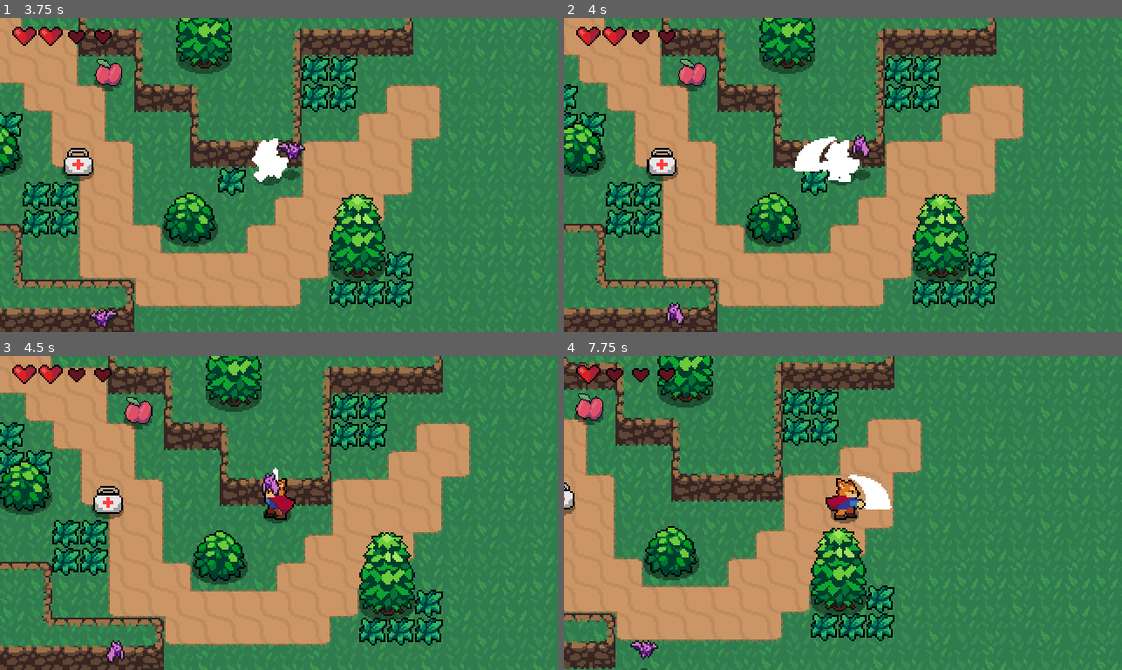
Above: before the commit, frames 1-4 (two rows, left to right).
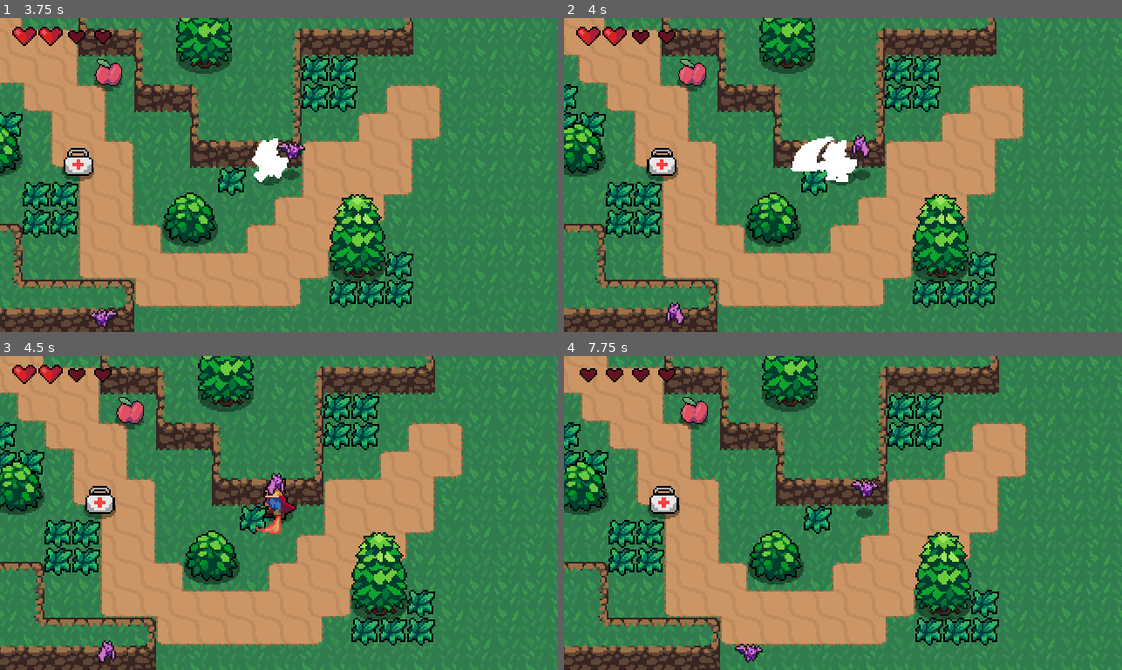
Above: after the commit, the same moments.

Repository: h3nse/Extended-Action-RPG
Game: Godot game, scene res://World.tscn
Same seed, same stepped clock (60 frames per second), same inputs: the game is played once before the commit and once after it.
Inputs:
- Up to frame 1 (3.75 s): hold D (move_right) 0.53-1.28 s; tap Space (attack) at 0.6, 1.35, 2.3, 3.05 s; hold S (move_down) 1.28-2.03 s; hold D (move_right) 2.03-2.78 s; tap Shift (roll) at 2.1 s; hold W (move_up) 2.78-3.53 s; tap 1 (weapon_slot_1) at 2.85 s; hold A (move_left) from 3.53 s (still down); tap 2 (weapon_slot_2) at 3.6 s
- Up to frame 2 (4 s): keep holding A (move_left); tap Space (attack) at 3.8 s
- Up to frame 3 (4.5 s): keep holding A (move_left); tap Space (attack) at 4.35 s
- Up to frame 4 (7.75 s): release A (move_left) at 5.03 s; hold S (move_down) 5.03-5.78 s; tap Space (attack) at 5.1, 6.05, 6.8, 7.55 s; hold D (move_right) 5.78-6.53 s; tap Shift (roll) at 5.85 s; hold W (move_up) 6.53-7.28 s; tap 1 (weapon_slot_1) at 6.6 s; hold D (move_right) from 7.28 s (still down); tap 2 (weapon_slot_2) at 7.35 s

Frame 1 is identical in both runs. In frame 2, 0.2% of the frame differs, in the area x 40-53%, y 37-53%; in frame 3, 30%; in frame 4, 60%, in the area x 0-100%, y 0-100%.

Commit message:
Add FireSword Down Attack

Diff:
--- a/src/Player/Player.gd
+++ b/src/Player/Player.gd
@@ -80,8 +80,9 @@
 		#Set blend positions for animation, to input vector (Both are directions)
 		animationTree.set("parameters/Idle/blend_position", input_vector)
 		animationTree.set("parameters/Run/blend_position", input_vector)
-		animationTree.set("parameters/Attack/blend_position", input_vector)
+		animationTree.set("parameters/Sword/blend_position", input_vector)
 		animationTree.set("parameters/Roll/blend_position", input_vector)
+		animationTree.set("parameters/FireSword/blend_position", input_vector)
 		#Play run animation from animation tree, uses the blend position for the right animation direction
 		animationState.travel("Run")
 		#Set the velocity vector by where the player is going and how fast they're doing it
@@ -109,7 +110,11 @@
 func attack_state(delta):
 	#Stop movement and play animation
 	velocity = Vector2.ZERO
-	animationState.travel("Attack")
+	match weapon:
+		SWORD:
+			animationState.travel("Sword")
+		FIRESWORD:
+			animationState.travel("FireSword")
 
 func move():
 	#Move the player
--- a/src/Player/Player.tscn
+++ b/src/Player/Player.tscn
@@ -305,6 +305,58 @@
 "update": 1,
 "values": [ 72, 73, 74, 75 ]
 }
+tracks/1/type = "method"
+tracks/1/path = NodePath(".")
+tracks/1/interp = 1
+tracks/1/loop_wrap = true
+tracks/1/imported = false
+tracks/1/enabled = true
+tracks/1/keys = {
+"times": PoolRealArray( 0.4 ),
+"transitions": PoolRealArray( 1 ),
+"values": [ {
+"args": [  ],
+"method": "attack_animation_finished"
+} ]
+}
+tracks/2/type = "value"
+tracks/2/path = NodePath("HitboxPivot:rotation_degrees")
+tracks/2/interp = 1
+tracks/2/loop_wrap = true
+tracks/2/imported = false
+tracks/2/enabled = true
+tracks/2/keys = {
+"times": PoolRealArray( 0 ),
+"transitions": PoolRealArray( 1 ),
+"update": 0,
+"values": [ 90.0 ]
+}
+tracks/3/type = "value"
+tracks/3/path = NodePath("HitboxPivot/SwordHitbox/CollisionShape2D:disabled")
+tracks/3/interp = 1
+tracks/3/loop_wrap = true
+tracks/3/imported = false
+tracks/3/enabled = true
+tracks/3/keys = {
+"times": PoolRealArray( 0.1, 0.3 ),
+"transitions": PoolRealArray( 1, 1 ),
+"update": 1,
+"values": [ false, true ]
+}
+tracks/4/type = "audio"
+tracks/4/path = NodePath("AudioStreamPlayer")
+tracks/4/interp = 1
+tracks/4/loop_wrap = true
+tracks/4/imported = false
+tracks/4/enabled = true
+tracks/4/keys = {
+"clips": [ {
+"end_offset": 0.0,
+"start_offset": 0.0,
+"stream": ExtResource( 7 )
+} ],
+"times": PoolRealArray( 0.1 )
+}
 
 [sub_resource type="Animation" id=54]
 resource_name = "FireSwordLeft"
@@ -705,6 +757,106 @@
 "values": [ 7, 8, 9, 10, 11, 6 ]
 }
 
+[sub_resource type="AnimationNodeAnimation" id=58]
+animation = "FireSwordLeft"
+
+[sub_resource type="AnimationNodeAnimation" id=59]
+animation = "FireSwordDown"
+
+[sub_resource type="AnimationNodeAnimation" id=60]
+animation = "FireSwordUp"
+
+[sub_resource type="AnimationNodeAnimation" id=61]
+animation = "FireSwordRight"
+
+[sub_resource type="AnimationNodeBlendSpace2D" id=57]
+blend_point_0/node = SubResource( 58 )
+blend_point_0/pos = Vector2( -1, 0 )
+blend_point_1/node = SubResource( 59 )
+blend_point_1/pos = Vector2( 0, 1.1 )
+blend_point_2/node = SubResource( 60 )
+blend_point_2/pos = Vector2( 0, -1.1 )
+blend_point_3/node = SubResource( 61 )
+blend_point_3/pos = Vector2( 1, 0 )
+min_space = Vector2( -1, -1.1 )
+max_space = Vector2( 1, 1.1 )
+blend_mode = 1
+
+[sub_resource type="AnimationNodeAnimation" id=11]
+animation = "IdleLeft"
+
+[sub_resource type="AnimationNodeAnimation" id=12]
+animation = "IdleDown"
+
+[sub_resource type="AnimationNodeAnimation" id=13]
+animation = "IdleRight"
+
+[sub_resource type="AnimationNodeAnimation" id=14]
+animation = "IdleUp"
+
+[sub_resource type="AnimationNodeBlendSpace2D" id=15]
+blend_point_0/node = SubResource( 11 )
+blend_point_0/pos = Vector2( -1, 0 )
+blend_point_1/node = SubResource( 12 )
+blend_point_1/pos = Vector2( 0, 1.1 )
+blend_point_2/node = SubResource( 13 )
+blend_point_2/pos = Vector2( 1, 0 )
+blend_point_3/node = SubResource( 14 )
+blend_point_3/pos = Vector2( 0, -1.1 )
+min_space = Vector2( -1, -1.1 )
+max_space = Vector2( 1, 1.1 )
+blend_mode = 1
+
+[sub_resource type="AnimationNodeAnimation" id=41]
+animation = "RollLeft"
+
+[sub_resource type="AnimationNodeAnimation" id=42]
+animation = "RollDown"
+
+[sub_resource type="AnimationNodeAnimation" id=43]
+animation = "RollUp"
+
+[sub_resource type="AnimationNodeAnimation" id=44]
+animation = "RollRight"
+
+[sub_resource type="AnimationNodeBlendSpace2D" id=45]
+blend_point_0/node = SubResource( 41 )
+blend_point_0/pos = Vector2( -1, 0 )
+blend_point_1/node = SubResource( 42 )
+blend_point_1/pos = Vector2( 0, 1.1 )
+blend_point_2/node = SubResource( 43 )
+blend_point_2/pos = Vector2( 0, -1.1 )
+blend_point_3/node = SubResource( 44 )
+blend_point_3/pos = Vector2( 1, 0 )
+min_space = Vector2( -1, -1.1 )
+max_space = Vector2( 1, 1.1 )
+blend_mode = 1
+
+[sub_resource type="AnimationNodeAnimation" id=18]
+animation = "RunLeft"
+
+[sub_resource type="AnimationNodeAnimation" id=19]
+animation = "RunDown"
+
+[sub_resource type="AnimationNodeAnimation" id=20]
+animation = "RunRight"
+
+[sub_resource type="AnimationNodeAnimation" id=21]
+animation = "RunUp"
+
+[sub_resource type="AnimationNodeBlendSpace2D" id=22]
+blend_point_0/node = SubResource( 18 )
+blend_point_0/pos = Vector2( -1, 0 )
+blend_point_1/node = SubResource( 19 )
+blend_point_1/pos = Vector2( 0, 1.1 )
+blend_point_2/node = SubResource( 20 )
+blend_point_2/pos = Vector2( 1, 0 )
+blend_point_3/node = SubResource( 21 )
+blend_point_3/pos = Vector2( 0, -1.1 )
+min_space = Vector2( -1, -1.1 )
+max_space = Vector2( 1, 1.1 )
+blend_mode = 1
+
 [sub_resource type="AnimationNodeAnimation" id=29]
 animation = "AttackLeft"
 
@@ -730,81 +882,6 @@
 max_space = Vector2( 1, 1.1 )
 blend_mode = 1
 
-[sub_resource type="AnimationNodeAnimation" id=11]
-animation = "IdleLeft"
-
-[sub_resource type="AnimationNodeAnimation" id=12]
-animation = "IdleDown"
-
-[sub_resource type="AnimationNodeAnimation" id=13]
-animation = "IdleRight"
-
-[sub_resource type="AnimationNodeAnimation" id=14]
-animation = "IdleUp"
-
-[sub_resource type="AnimationNodeBlendSpace2D" id=15]
-blend_point_0/node = SubResource( 11 )
-blend_point_0/pos = Vector2( -1, 0 )
-blend_point_1/node = SubResource( 12 )
-blend_point_1/pos = Vector2( 0, 1.1 )
-blend_point_2/node = SubResource( 13 )
-blend_point_2/pos = Vector2( 1, 0 )
-blend_point_3/node = SubResource( 14 )
-blend_point_3/pos = Vector2( 0, -1.1 )
-min_space = Vector2( -1, -1.1 )
-max_space = Vector2( 1, 1.1 )
-blend_mode = 1
-
-[sub_resource type="AnimationNodeAnimation" id=41]
-animation = "RollLeft"
-
-[sub_resource type="AnimationNodeAnimation" id=42]
-animation = "RollDown"
-
-[sub_resource type="AnimationNodeAnimation" id=43]
-animation = "RollUp"
-
-[sub_resource type="AnimationNodeAnimation" id=44]
-animation = "RollRight"
-
-[sub_resource type="AnimationNodeBlendSpace2D" id=45]
-blend_point_0/node = SubResource( 41 )
-blend_point_0/pos = Vector2( -1, 0 )
-blend_point_1/node = SubResource( 42 )
-blend_point_1/pos = Vector2( 0, 1.1 )
-blend_point_2/node = SubResource( 43 )
-blend_point_2/pos = Vector2( 0, -1.1 )
-blend_point_3/node = SubResource( 44 )
-blend_point_3/pos = Vector2( 1, 0 )
-min_space = Vector2( -1, -1.1 )
-max_space = Vector2( 1, 1.1 )
-blend_mode = 1
-
-[sub_resource type="AnimationNodeAnimation" id=18]
-animation = "RunLeft"
-
-[sub_resource type="AnimationNodeAnimation" id=19]
-animation = "RunDown"
-
-[sub_resource type="AnimationNodeAnimation" id=20]
-animation = "RunRight"
-
-[sub_resource type="AnimationNodeAnimation" id=21]
-animation = "RunUp"
-
-[sub_resource type="AnimationNodeBlendSpace2D" id=22]
-blend_point_0/node = SubResource( 18 )
-blend_point_0/pos = Vector2( -1, 0 )
-blend_point_1/node = SubResource( 19 )
-blend_point_1/pos = Vector2( 0, 1.1 )
-blend_point_2/node = SubResource( 20 )
-blend_point_2/pos = Vector2( 1, 0 )
-blend_point_3/node = SubResource( 21 )
-blend_point_3/pos = Vector2( 0, -1.1 )
-min_space = Vector2( -1, -1.1 )
-max_space = Vector2( 1, 1.1 )
-blend_mode = 1
-
 [sub_resource type="AnimationNodeStateMachineTransition" id=23]
 
 [sub_resource type="AnimationNodeStateMachineTransition" id=24]
@@ -817,16 +894,22 @@
 
 [sub_resource type="AnimationNodeStateMachineTransition" id=47]
 
+[sub_resource type="AnimationNodeStateMachineTransition" id=62]
+
+[sub_resource type="AnimationNodeStateMachineTransition" id=63]
+
 [sub_resource type="AnimationNodeStateMachine" id=16]
-states/Attack/node = SubResource( 33 )
-states/Attack/position = Vector2( 395, 178 )
+states/FireSword/node = SubResource( 57 )
+states/FireSword/position = Vector2( 201, 98 )
 states/Idle/node = SubResource( 15 )
 states/Idle/position = Vector2( 395, 98 )
 states/Roll/node = SubResource( 45 )
 states/Roll/position = Vector2( 395, 1 )
 states/Run/node = SubResource( 22 )
 states/Run/position = Vector2( 585, 98 )
-transitions = [ "Idle", "Run", SubResource( 23 ), "Run", "Idle", SubResource( 24 ), "Idle", "Attack", SubResource( 34 ), "Attack", "Idle", SubResource( 35 ), "Roll", "Idle", SubResource( 46 ), "Idle", "Roll", SubResource( 47 ) ]
+states/Sword/node = SubResource( 33 )
+states/Sword/position = Vector2( 395, 178 )
+transitions = [ "Idle", "Run", SubResource( 23 ), "Run", "Idle", SubResource( 24 ), "Idle", "Sword", SubResource( 34 ), "Sword", "Idle", SubResource( 35 ), "Roll", "Idle", SubResource( 46 ), "Idle", "Roll", SubResource( 47 ), "FireSword", "Idle", SubResource( 62 ), "Idle", "FireSword", SubResource( 63 ) ]
 start_node = "Idle"
 graph_offset = Vector2( -162, -64 )
 
@@ -934,10 +1017,11 @@
 tree_root = SubResource( 16 )
 anim_player = NodePath("../AnimationPlayer")
 parameters/playback = SubResource( 17 )
-parameters/Attack/blend_position = Vector2( -0.175911, -0.324277 )
+parameters/FireSword/blend_position = Vector2( -0.0269414, -0.0568966 )
 parameters/Idle/blend_position = Vector2( 0, 1 )
 parameters/Roll/blend_position = Vector2( 0, 1 )
 parameters/Run/blend_position = Vector2( 0, 1 )
+parameters/Sword/blend_position = Vector2( 0, 0 )
 
 [node name="HitboxPivot" type="Position2D" parent="."]
 position = Vector2( 0, -4 )
Not shown: 1 places in src/Player/Player.tscn that only renumber resources
